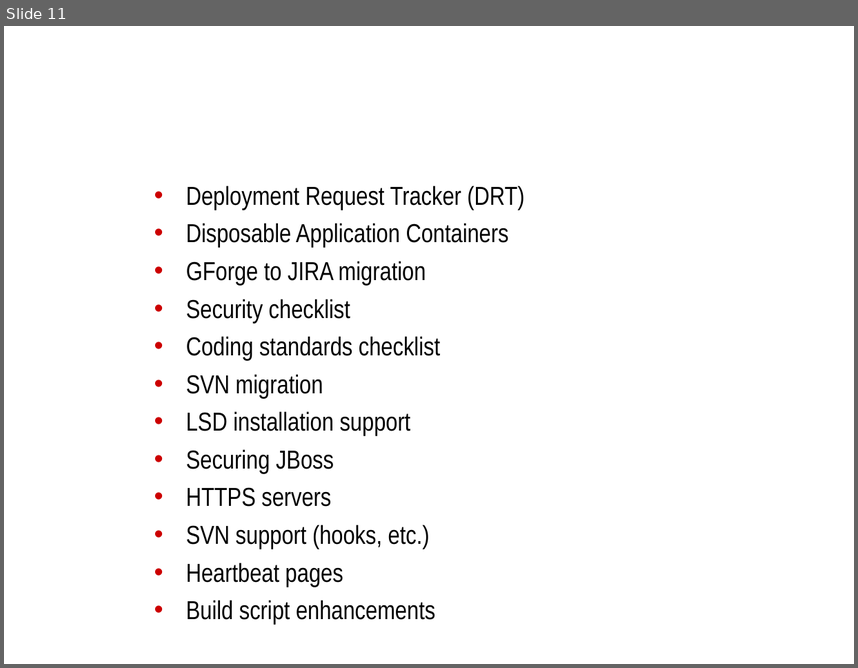
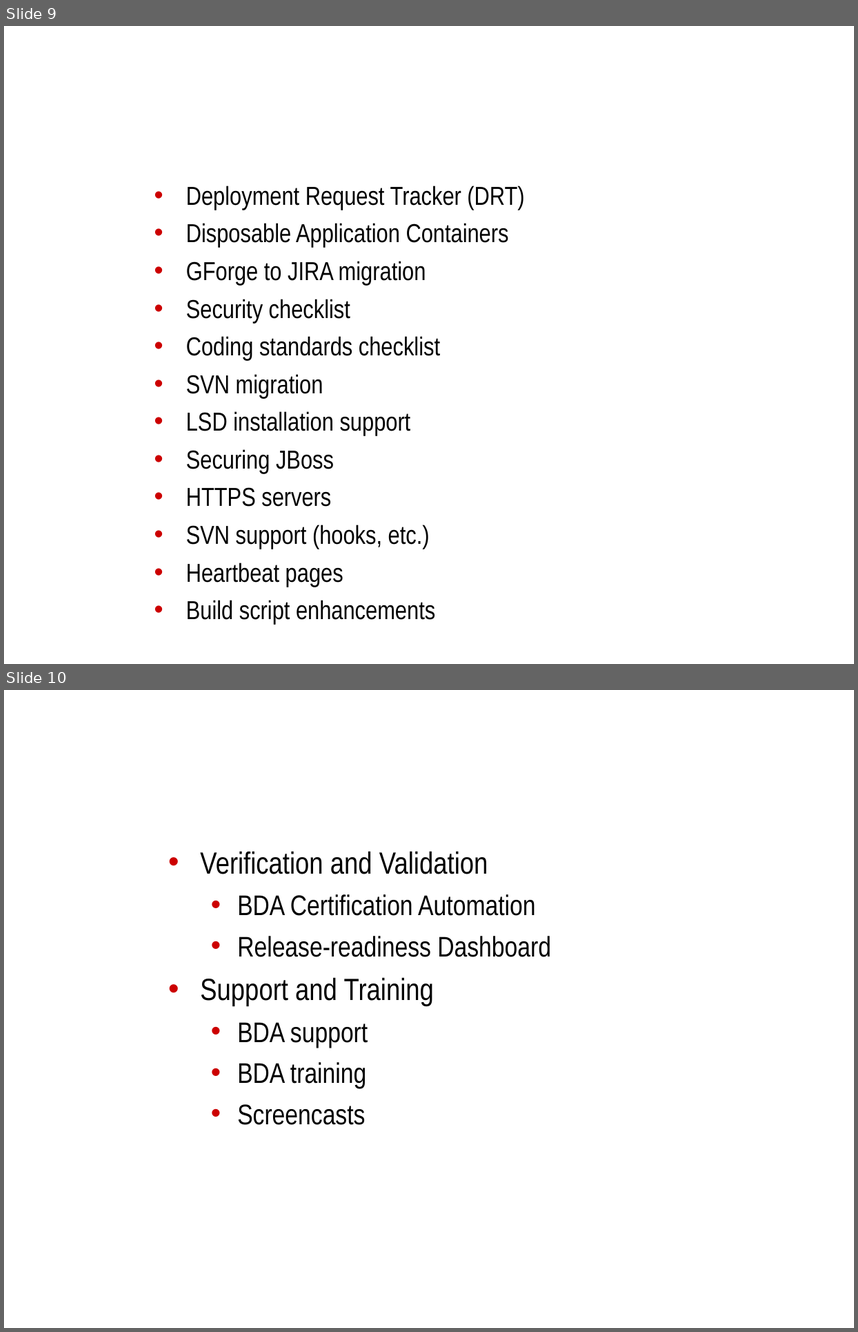
Before and after one commit to NCIP/automation, a slide deck: docs/roadmap/bda-rollout.ppt. Shown one above the other, each under a label of ours: slide 11 before the commit, slides 9 and 10 after it. The pictures are 858x668 and 858x1332 pixels, drawn with LibreOffice and Linux fonts; fonts in the diff are those of the drawing; background and template pictures are left out. Boxes give left, top, right and bottom in pixels: in the first picture for what was removed or moved away, otherwise in the second. Text is boxed around its words. In the diff, an @@ line names an element or a change of style, - is before the commit and + after.

```diff
--- a/docs/roadmap/bda-rollout.ppt
+++ b/docs/roadmap/bda-rollout.ppt
@@ slide 10 added at bbox=[4, 690, 854, 1328], background picture (left out) @@
@@ title added at bbox=[146, 690, 819, 818], 32 pt, text #FFFFFF, bold @@
+Enterprise BDA projects
@@ text added at bbox=[200, 851, 551, 1125], 24 pt, text #000000 @@
+• Verification and Validation
+  • BDA Certification Automation
+  • Release-readiness Dashboard
+• Support and Training
+  • BDA support
+  • BDA training
+  • Screencasts
@@ what was slide 11 is now slide 9 @@
```
Also in this commit, not shown: 1 slide changed, 3 other slides added, 1 slide removed.
